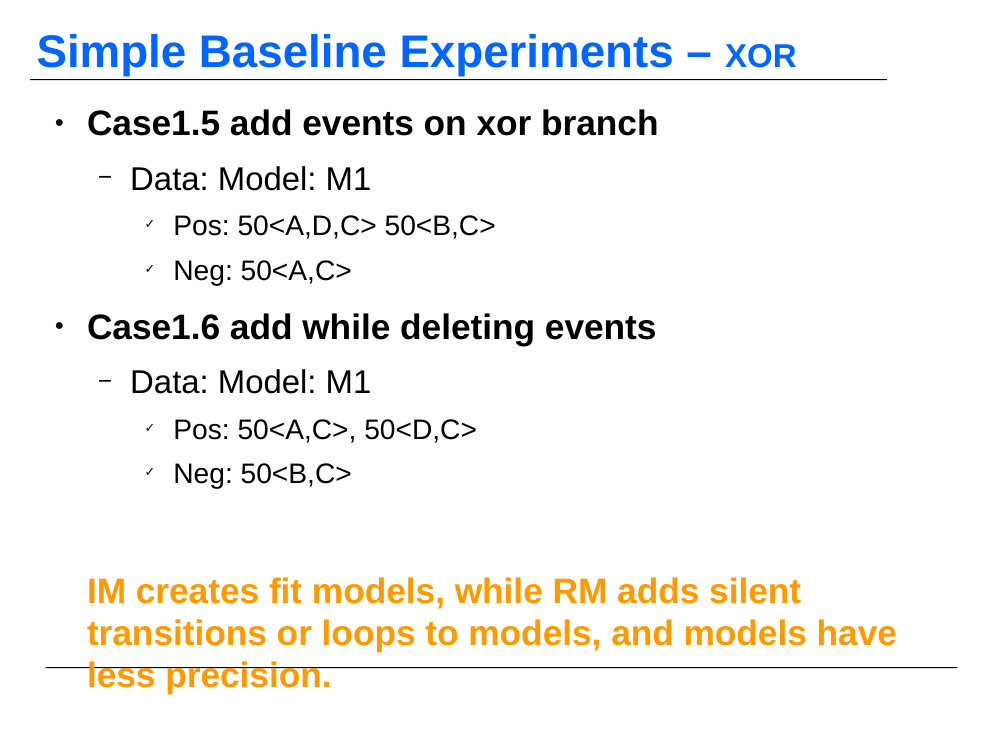
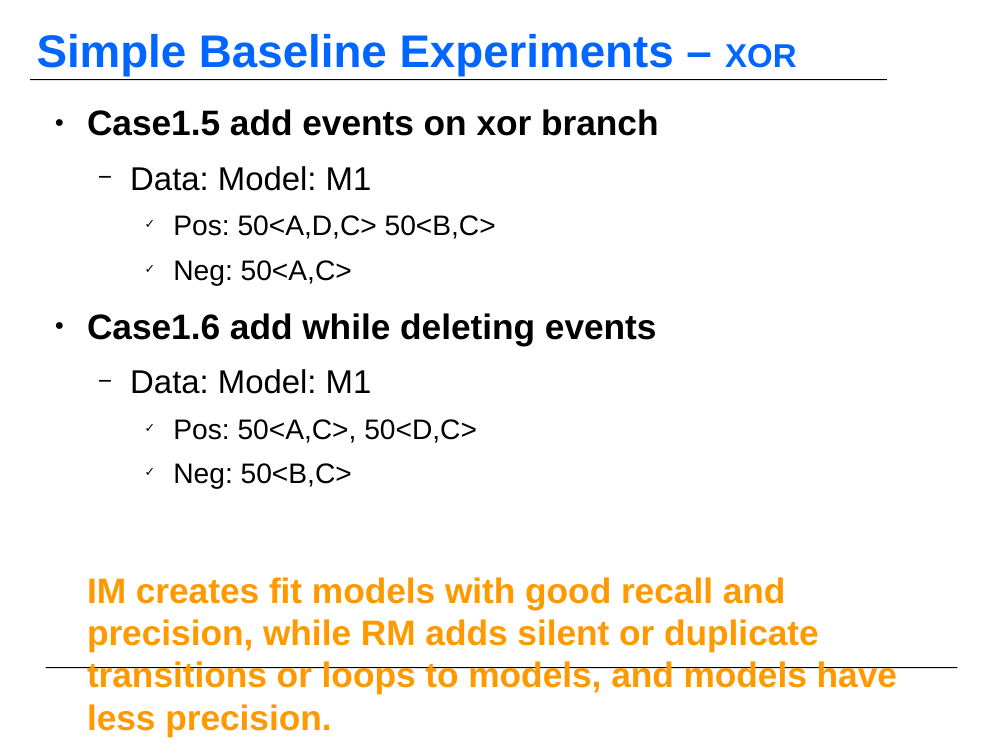
Before and after one commit to KFDing/masterthesis, a slide deck: slide 7 of official_report/MasterThesis_Report_03_Dfg_02.odp (slide 8 before the commit). Drawn at 1008x756 pixels with LibreOffice and Linux fonts; fonts in the diff are those of the drawing; background and template pictures are left out. Boxes give left, top, right and bottom in pixels: in the first picture for what was removed or moved away, otherwise in the second. Text is boxed around its words. In the diff, an @@ line names an element or a change of style, - is before the commit and + after.

```diff
--- a/official_report/MasterThesis_Report_03_Dfg_02.odp
+++ b/official_report/MasterThesis_Report_03_Dfg_02.odp
@@ text at (x1=87, y1=577, x2=897, y2=736): text changed @@
-IM creates fit models, while RM adds silent transitions or loops to models, and models have less precision.
+IM creates fit models with good recall and precision, while RM adds silent or duplicate transitions or loops to models, and models have less precision.
```
Also in this commit, not shown: 15 other slides changed, 3 slides added, 3 slides removed.
